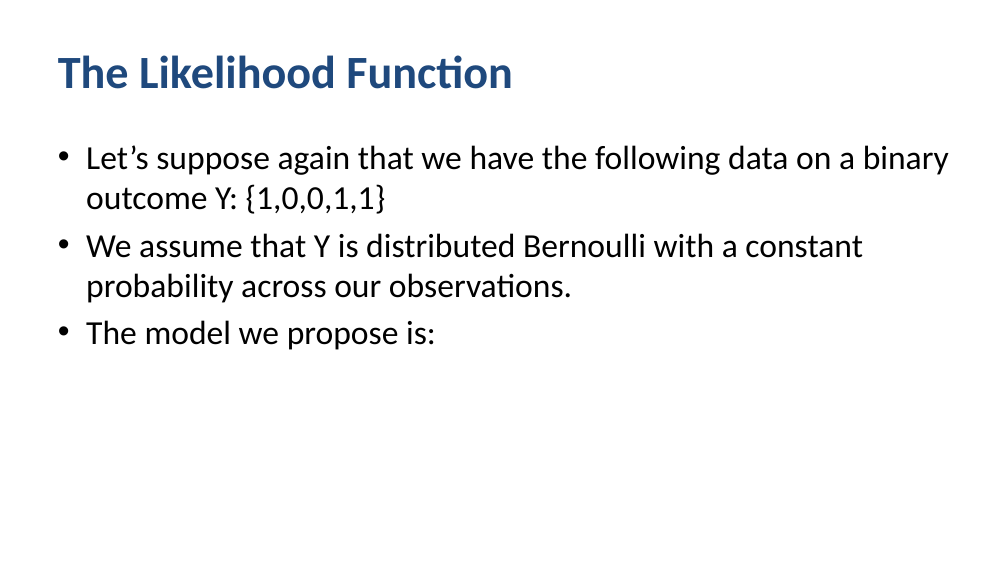
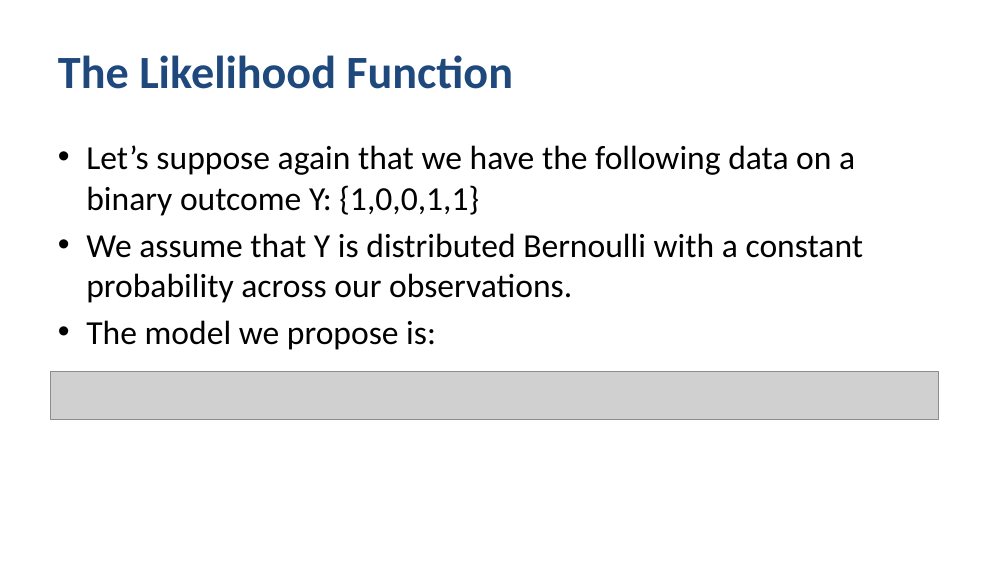
Before and after one commit to alexkcode/pa-541, a slide deck: slide 27 of PA_541_Week_13_PanelDataPart1_PooledCrossSect_STUDENT.pptx. Drawn at 1008x567 pixels with LibreOffice and Linux fonts; fonts in the diff are those of the drawing; grey boxes stand for pictures. Boxes give left, top, right and bottom in pixels: in the first picture for what was removed or moved away, otherwise in the second. Text is boxed around its words. In the diff, an @@ line names an element or a change of style, - is before the commit and + after.

```diff
--- a/PA_541_Week_13_PanelDataPart1_PooledCrossSect_STUDENT.pptx
+++ b/PA_541_Week_13_PanelDataPart1_PooledCrossSect_STUDENT.pptx
@@ text "Let’s suppose again that we ..." at [86, 145, 864, 350]: indent changed @@
@@ picture added at [51, 372, 939, 419] @@
```
Also in this commit, not shown: 52 other slides changed, 2 slides added, 2 slides removed, 10 other files.
